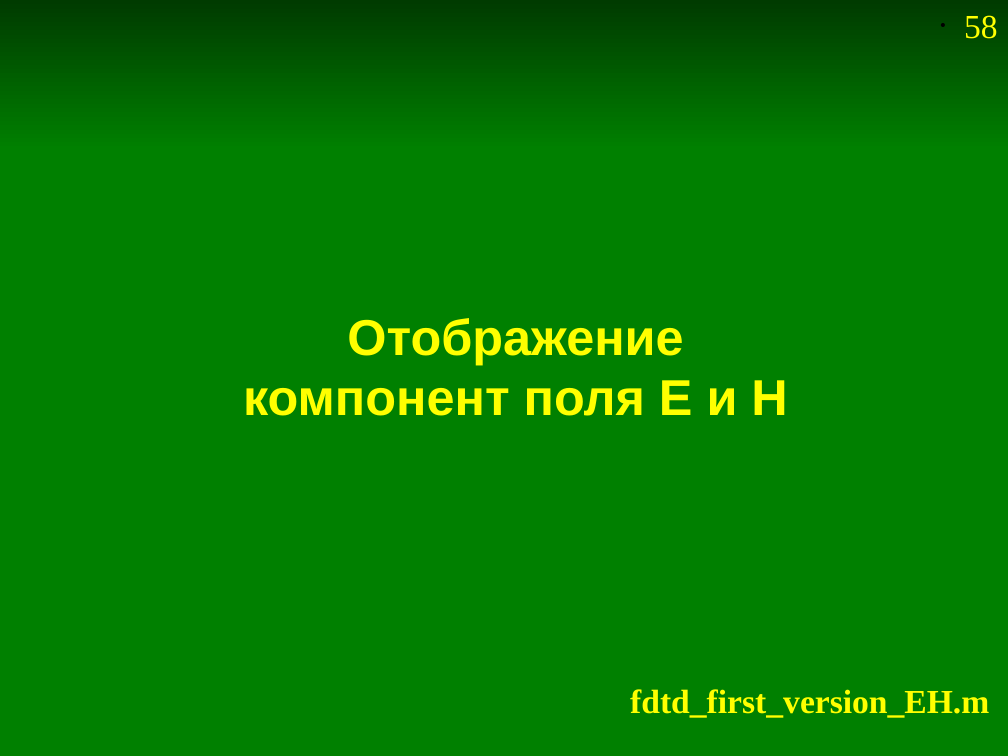
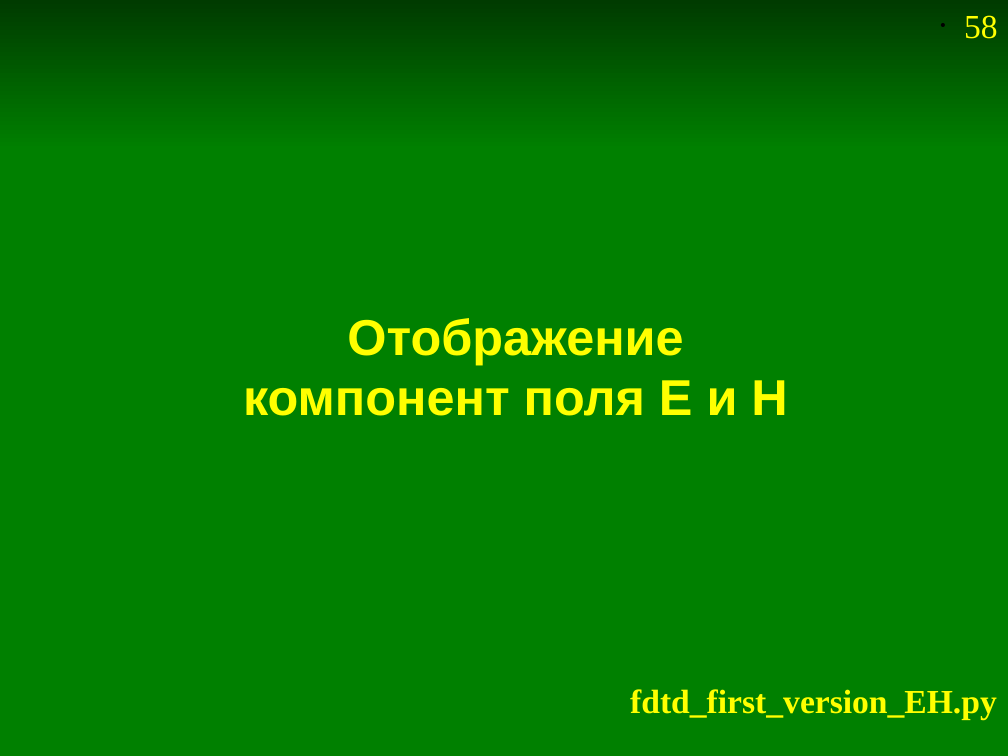
Before and after one commit to andris0147sv/modelling, a slide deck: slide 58 of presentations/2. FDTD.odp. Drawn at 1008x756 pixels with LibreOffice and Linux fonts; fonts in the diff are those of the drawing. Boxes give left, top, right and bottom in pixels: in the first picture for what was removed or moved away, otherwise in the second. Text is boxed around its words. In the diff, an @@ line names an element or a change of style, - is before the commit and + after.

```diff
--- a/presentations/2. FDTD.odp
+++ b/presentations/2. FDTD.odp
@@ text at (x1=630, y1=689, x2=997, y2=719): text changed @@
-fdtd_first_version_EH.m
+fdtd_first_version_EH.py
```
Also in this commit, not shown: 29 other slides changed.
